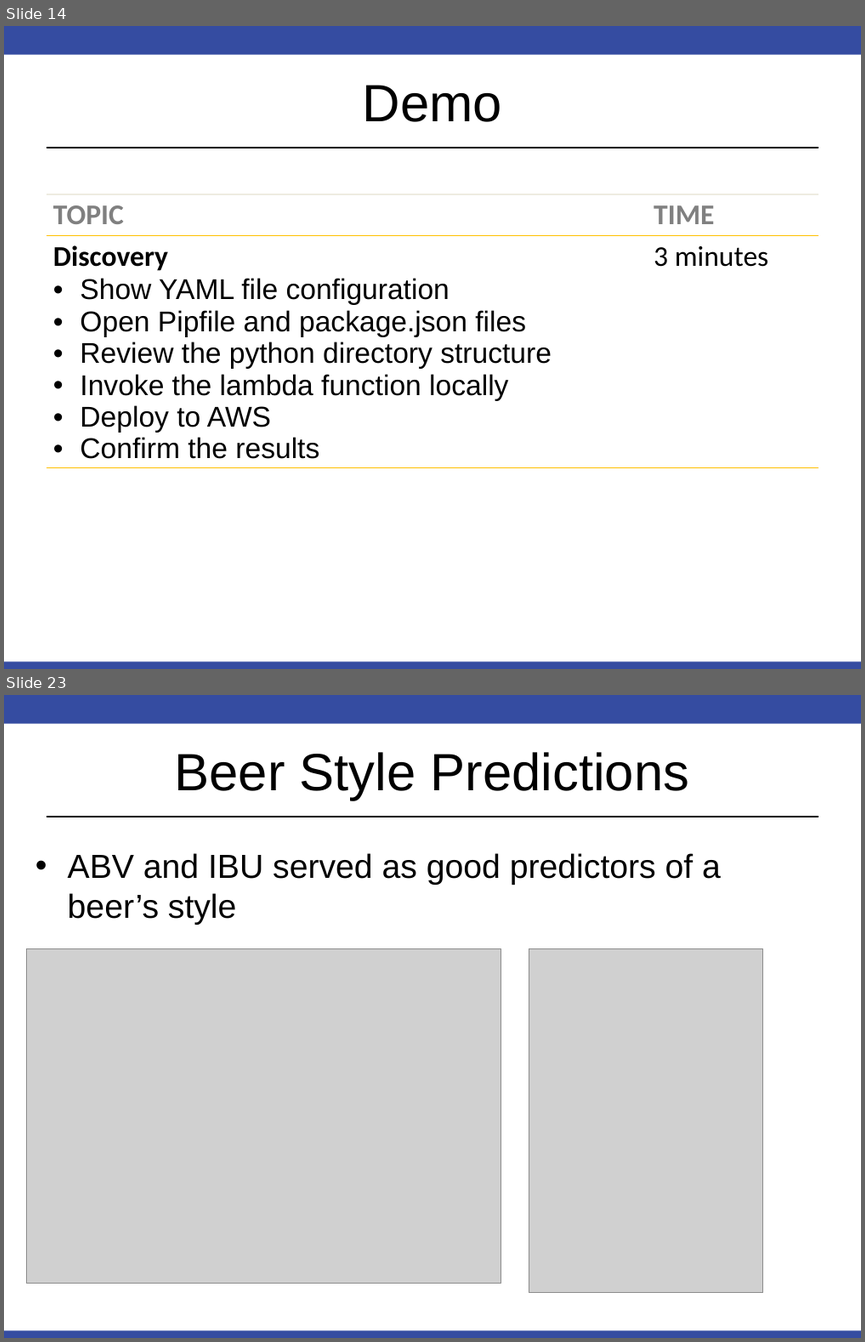
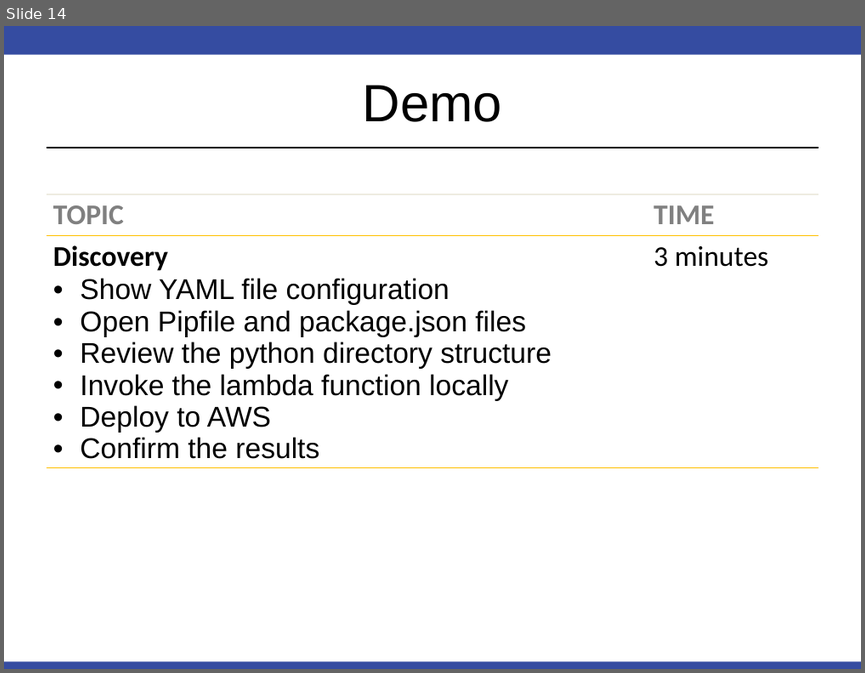
Before and after one commit to RobinsonCW/USWildfireAnalysis, a slide deck: presentation/DS7346_Cloud_Computing_Presentation.pptx. Shown one above the other, each under a label of ours: slides 14 and 23 before the commit, slide 14 after it; the slides between them are not shown. The pictures are 865x1342 and 865x673 pixels, drawn with LibreOffice and Linux fonts; fonts in the diff are those of the drawing; grey boxes stand for pictures. Boxes give left, top, right and bottom in pixels: in the first picture for what was removed or moved away, otherwise in the second. Text is boxed around its words. In the diff, an @@ line names an element or a change of style, - is before the commit and + after.

```diff
--- a/presentation/DS7346_Cloud_Computing_Presentation.pptx
+++ b/presentation/DS7346_Cloud_Computing_Presentation.pptx
@@ slide 23 removed at (x1=4, y1=695, x2=861, y2=1338), background #FFFFFF; not listed: 3 template elements that a slide beside it also shows @@
@@ title removed at (x1=175, y1=752, x2=690, y2=800) @@
-Beer Style Predictions
@@ text removed at (x1=68, y1=853, x2=721, y2=925) @@
-• ABV and IBU served as good predictors of a beer’s style
@@ picture removed at (x1=27, y1=948, x2=501, y2=1282) @@
@@ picture removed at (x1=529, y1=948, x2=763, y2=1293) @@
```
Also in this commit, not shown: 1 slide added, 10 other slides removed.
